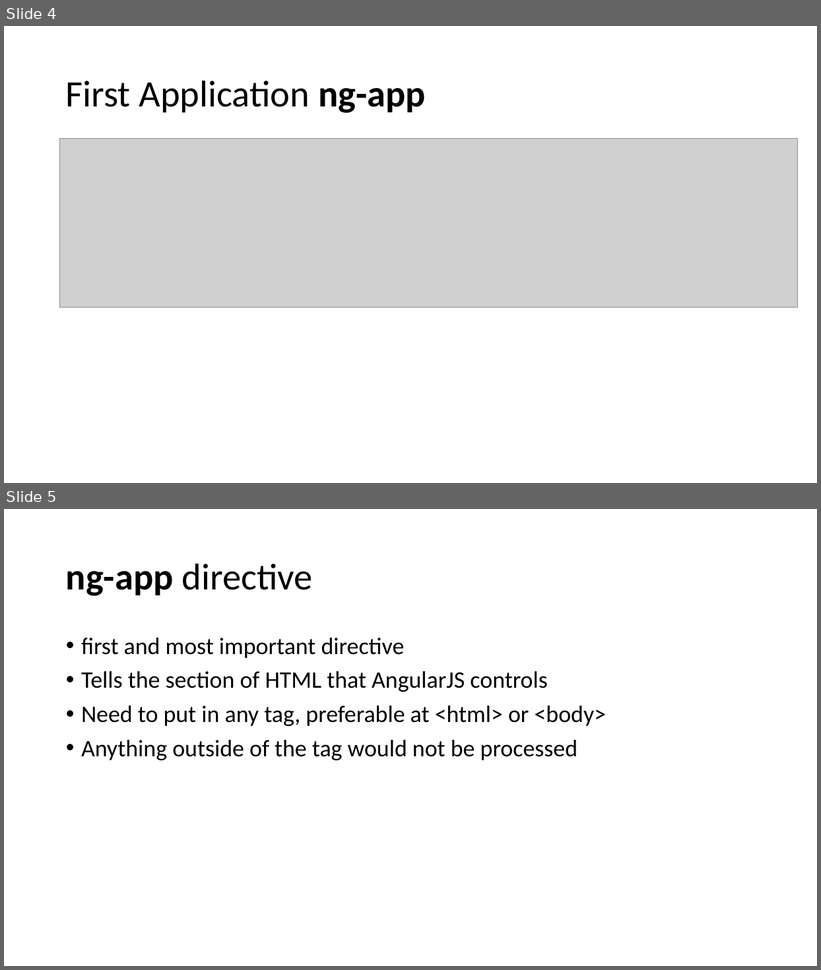
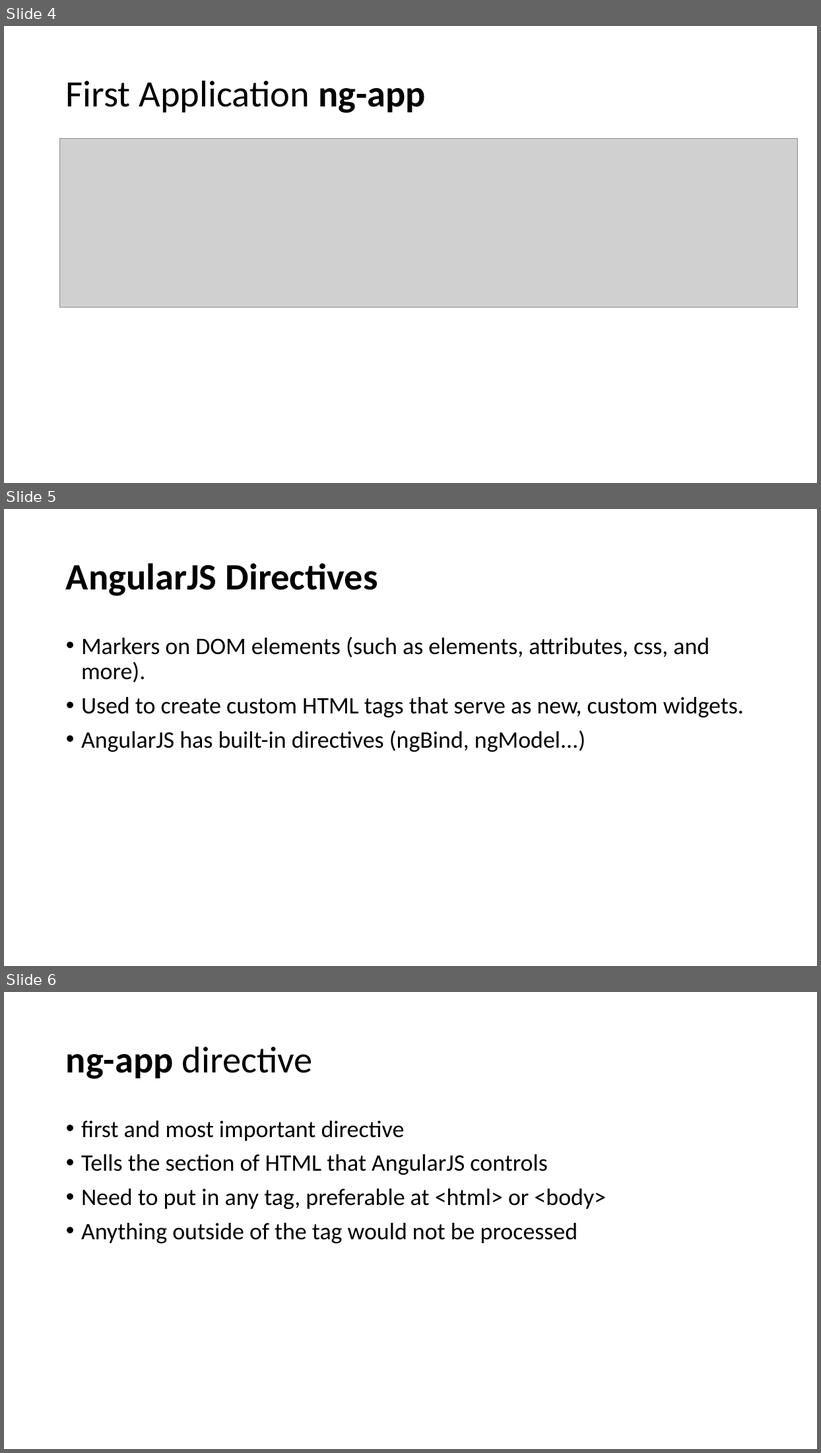
Before and after one commit to santoshkar/Angular, a slide deck: Angular JS draft.pptx. Shown one above the other, each under a label of ours: slides 4 and 5 before the commit, slides 4, 5 and 6 after it. The pictures are 821x970 and 821x1453 pixels, drawn with LibreOffice and Linux fonts; fonts in the diff are those of the drawing; grey boxes stand for pictures. Boxes give left, top, right and bottom in pixels: in the first picture for what was removed or moved away, otherwise in the second. Text is boxed around its words. In the diff, an @@ line names an element or a change of style, - is before the commit and + after.

```diff
--- a/Angular JS draft.pptx
+++ b/Angular JS draft.pptx
@@ slide 5 added at [4,509,817,966], background #FFFFFF @@
@@ title added at [66,563,378,596], 44 pt, text #000000, bold @@
+AngularJS Directives
@@ text added at [81,637,744,752], 28 pt, text #000000 @@
+• Markers on DOM elements (such as elements, attributes, css, and more).
+• Used to create custom HTML tags that serve as new, custom widgets.
+• AngularJS has built-in directives (ngBind, ngModel...)
@@ what was slide 5 is now slide 6 @@
```
Also in this commit, not shown: 2 slides changed, 4 other slides added, 1 slide removed, 1 other file.
